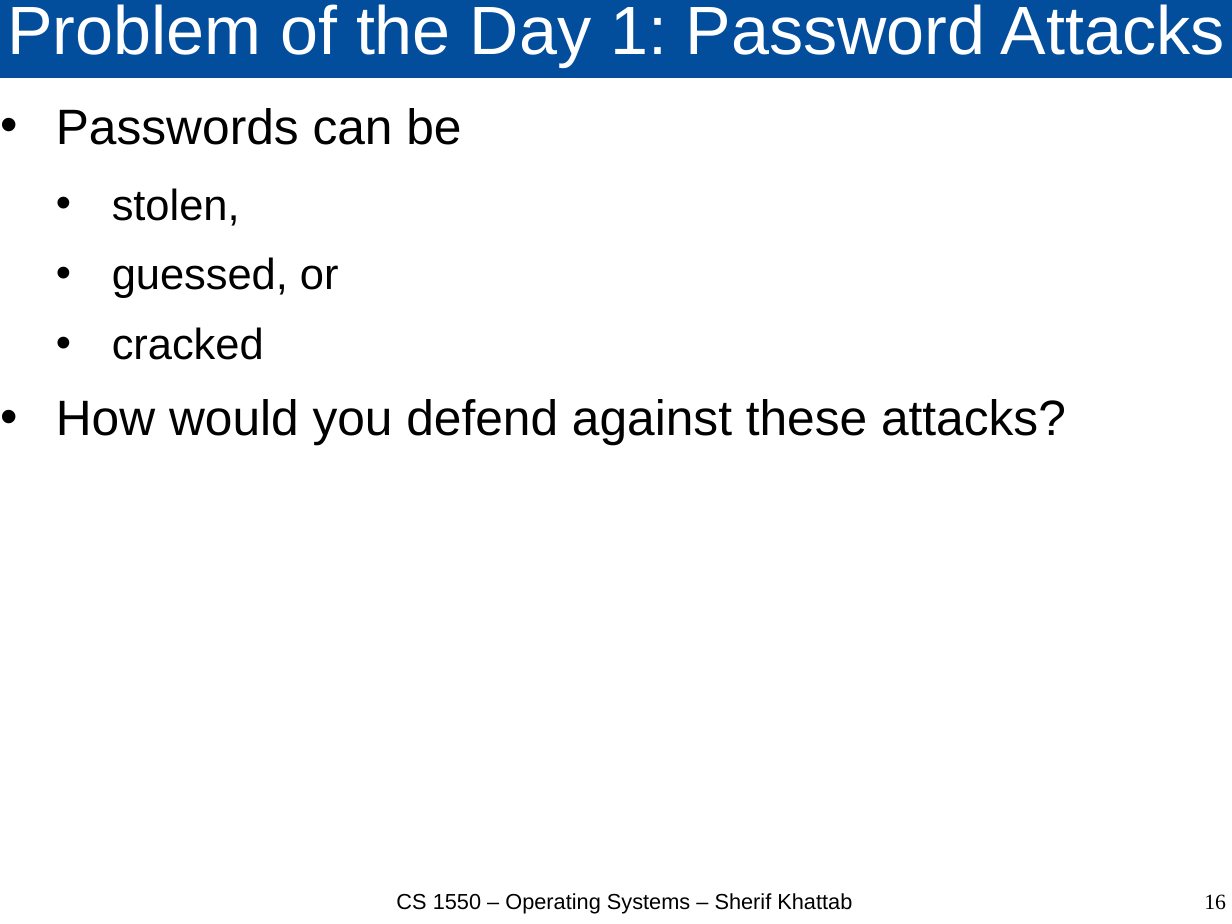
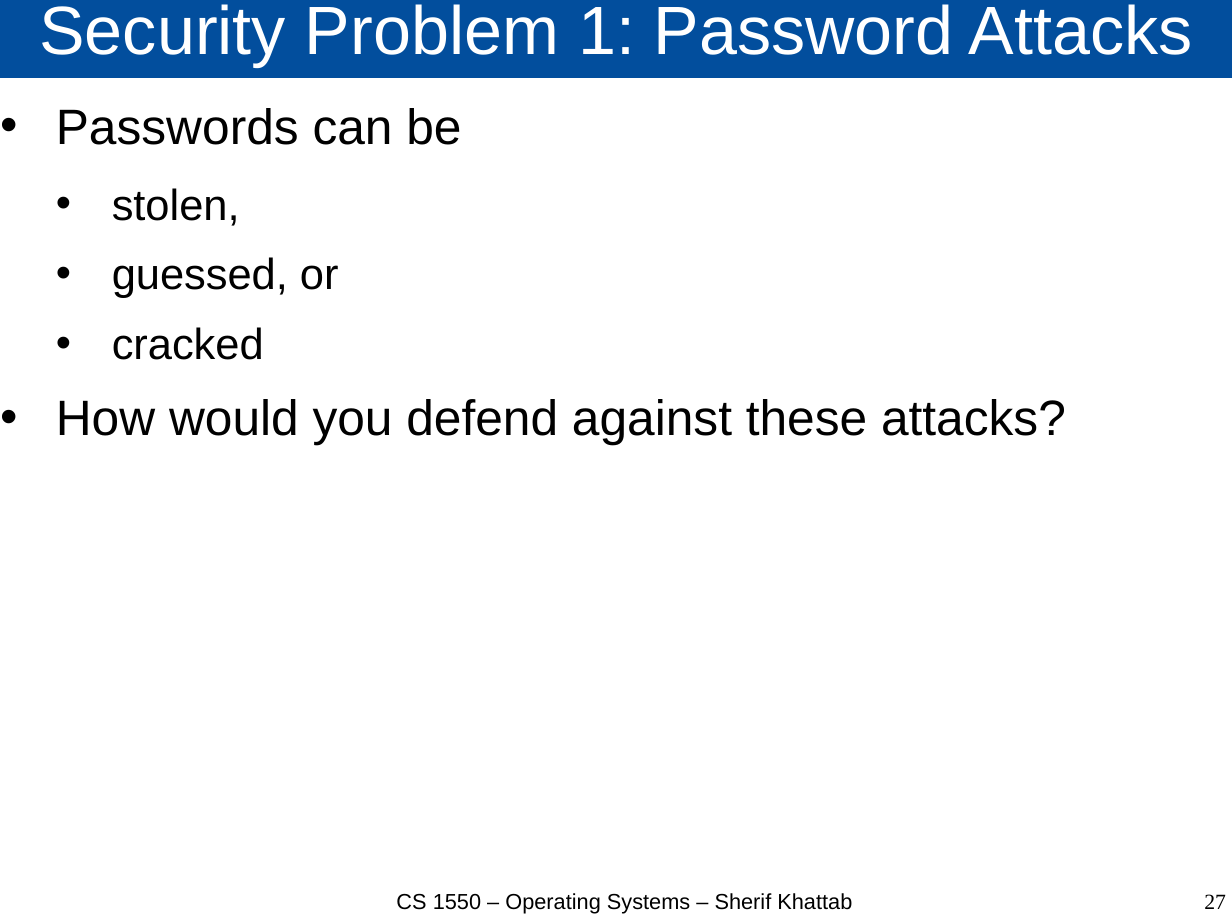
Before and after one commit to cs1550-2244/cs1550-code-handouts, a slide deck: slide 27 of DraftSlides/Lecture26.pptx (slide 16 before the commit). Drawn at 1232x924 pixels with LibreOffice and Linux fonts; fonts in the diff are those of the drawing. Boxes give left, top, right and bottom in pixels: in the first picture for what was removed or moved away, otherwise in the second. Text is boxed around its words. In the diff, an @@ line names an element or a change of style, - is before the commit and + after.

```diff
--- a/DraftSlides/Lecture26.pptx
+++ b/DraftSlides/Lecture26.pptx
@@ title at box(40, 4, 1193, 67): text changed @@
-Problem of the Day 1: Password Attacks
+Security Problem 1: Password Attacks
@@ page number at box(1204, 894, 1226, 909): text changed @@
-16
+27
```
Also in this commit, not shown: 9 other slides changed, 12 slides added, 6 slides removed, 3 other files.
